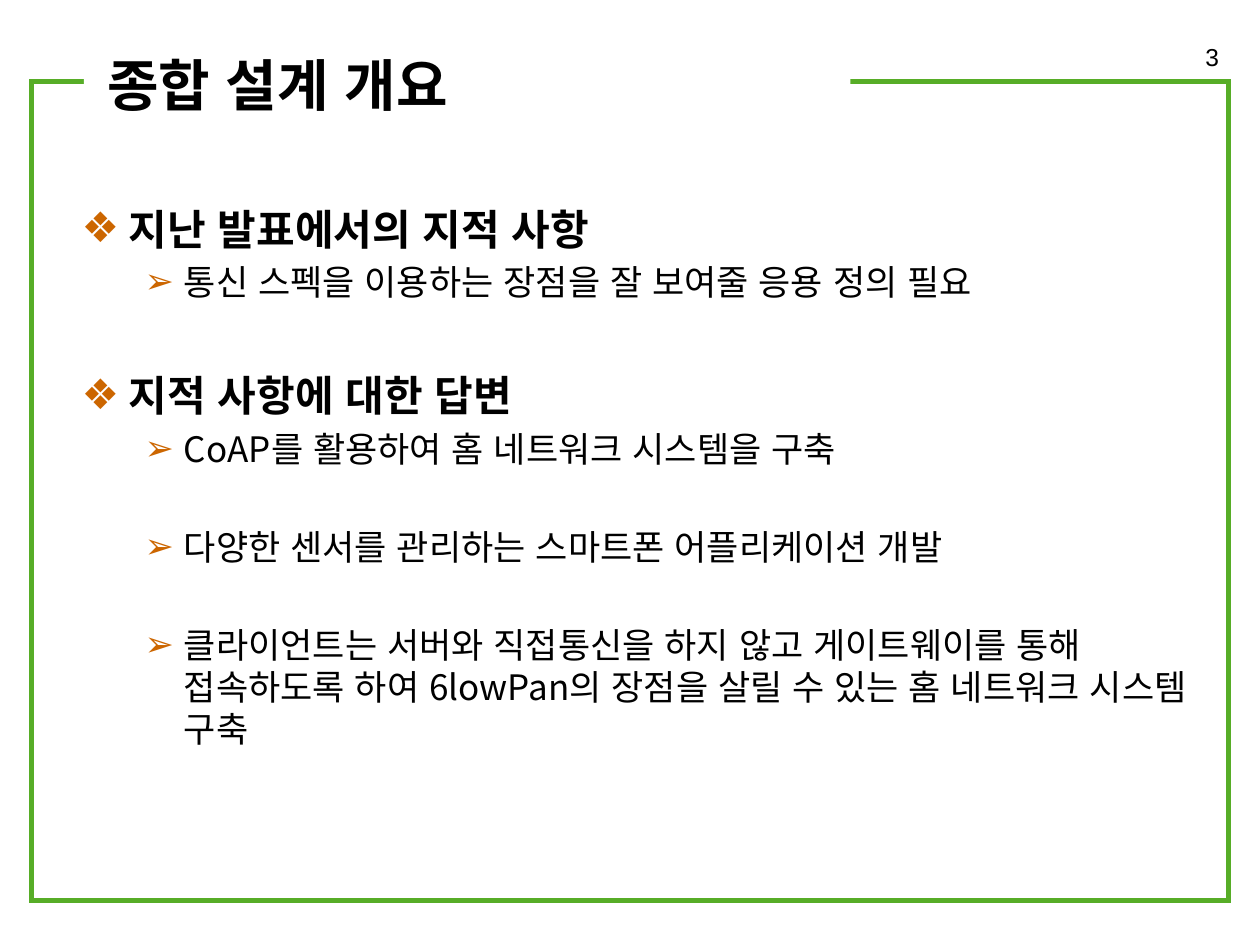
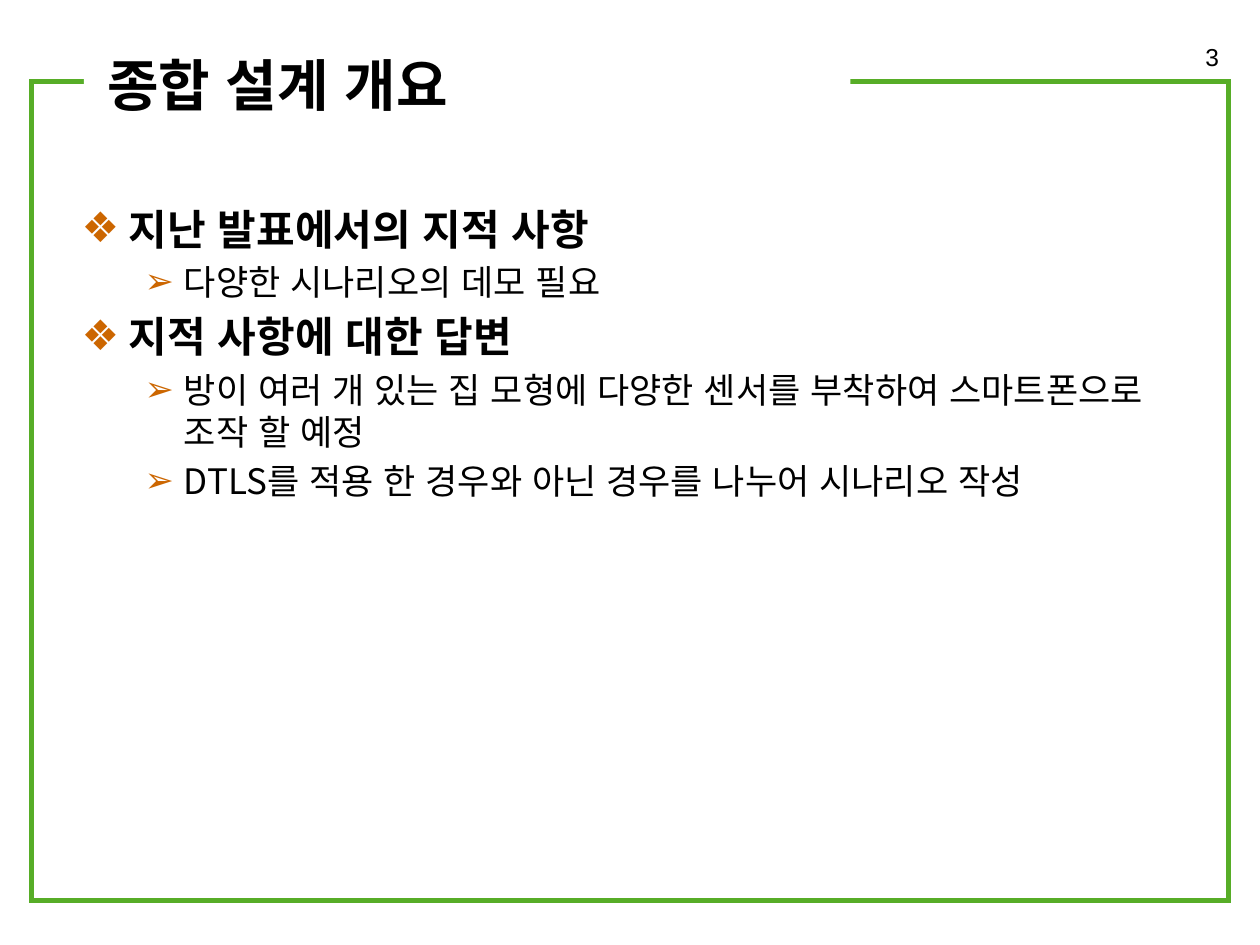
Before and after one commit to dustn9401/team333, a slide deck: slide 3 of 프로토타입 2-11(김연수,김기태,최강혁).pptx. Drawn at 1260x945 pixels with LibreOffice and Linux fonts; fonts in the diff are those of the drawing; background and template pictures are left out. Boxes give left, top, right and bottom in pixels: in the first picture for what was removed or moved away, otherwise in the second. Text is boxed around its words. In the diff, an @@ line names an element or a change of style, - is before the commit and + after.

```diff
--- a/프로토타입 2-11(김연수,김기태,최강혁).pptx
+++ b/프로토타입 2-11(김연수,김기태,최강혁).pptx
@@ text at (184, 266, 601, 298): text changed @@
-  ➢ 통신 스펙을 이용하는 장점을 잘 보여줄 응용 정의 필요
+  ➢ 다양한 시나리오의 데모 필요
@@ text at (184, 373, 1142, 497): text changed @@
-  ➢ CoAP를 활용하여 홈 네트워크 시스템을 구축
-  ➢ 다양한 센서를 관리하는 스마트폰 어플리케이션 개발
-  ➢ 클라이언트는 서버와 직접통신을 하지 않고 게이트웨이를 통해 접속하도록 하여 6lowPan의 장점을 살릴 수 있는 홈 네트워크 시스템 구축
+  ➢ 방이 여러 개 있는 집 모형에 다양한 센서를 부착하여 스마트폰으로 조작 할 예정
+  ➢ DTLS를 적용 한 경우와 아닌 경우를 나누어 시나리오 작성
```
Also in this commit, not shown: 1 other file.
